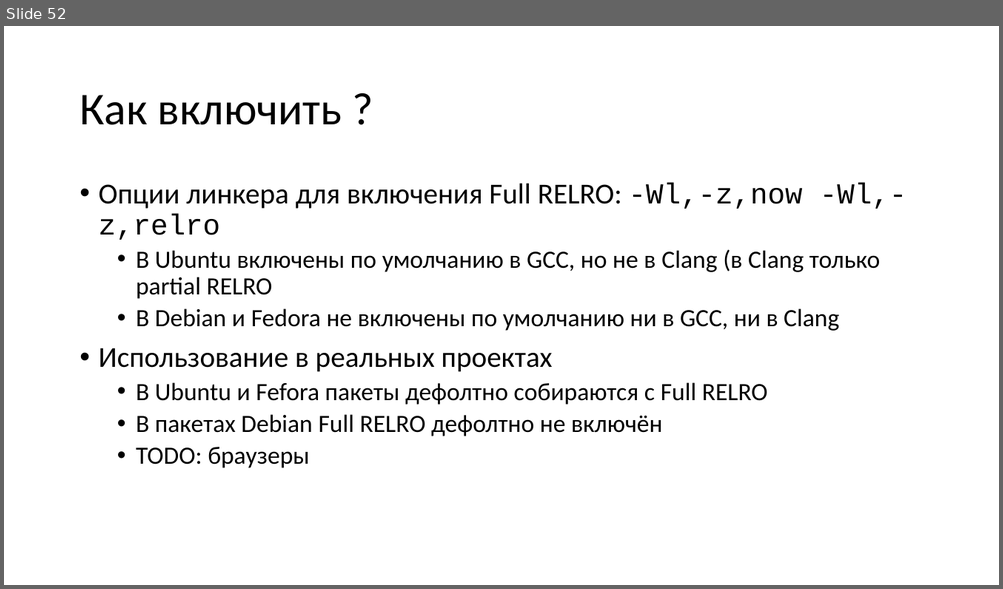
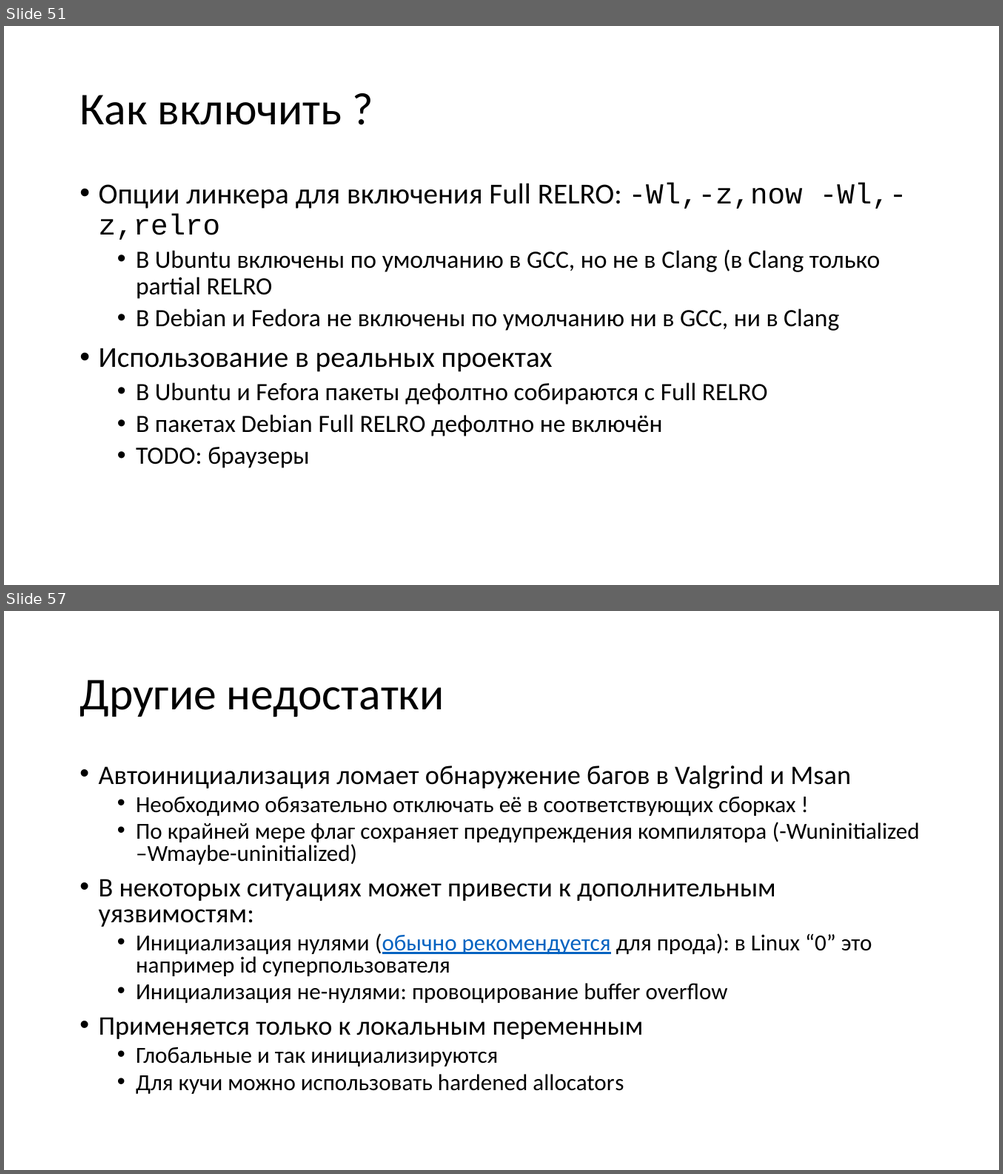
Before and after one commit to yugr/slides, a slide deck: CppZeroCost/2025/RU.pptx. Shown one above the other, each under a label of ours: slide 52 before the commit, slides 51 and 57 after it; the slides between them are not shown. The pictures are 1003x589 and 1003x1174 pixels, drawn with LibreOffice and Linux fonts; fonts in the diff are those of the drawing. Boxes give left, top, right and bottom in pixels: in the first picture for what was removed or moved away, otherwise in the second. Text is boxed around its words. In the diff, an @@ line names an element or a change of style, - is before the commit and + after.

```diff
--- a/CppZeroCost/2025/RU.pptx
+++ b/CppZeroCost/2025/RU.pptx
@@ slide 57 added at bbox=[4, 611, 999, 1170], background #FFFFFF @@
@@ title added at bbox=[79, 680, 444, 717], 44 pt, text #000000 @@
+Другие недостатки
@@ text added at bbox=[99, 765, 919, 1094], 22.2 pt, text #000000 @@
+• Автоинициализация ломает обнаружение багов в Valgrind и Msan
+  • Необходимо обязательно отключать её в соответствующих сборках !
+  • По крайней мере флаг сохраняет предупреждения компилятора (-Wuninitialized –Wmaybe-uninitialized)
+• В некоторых ситуациях может привести к дополнительным уязвимостям:
+  • Инициализация нулями (обычно рекомендуется для прода): в Linux “0” это например id суперпользователя
+  • Инициализация не-нулями: провоцирование buffer overflow
+• Применяется только к локальным переменным
+  • Глобальные и так инициализируются
+  • Для кучи можно использовать hardened allocators
@@ what was slide 52 is now slide 51 @@
```
Also in this commit, not shown: 20 other slides added, 1 slide removed, 1 other file.
